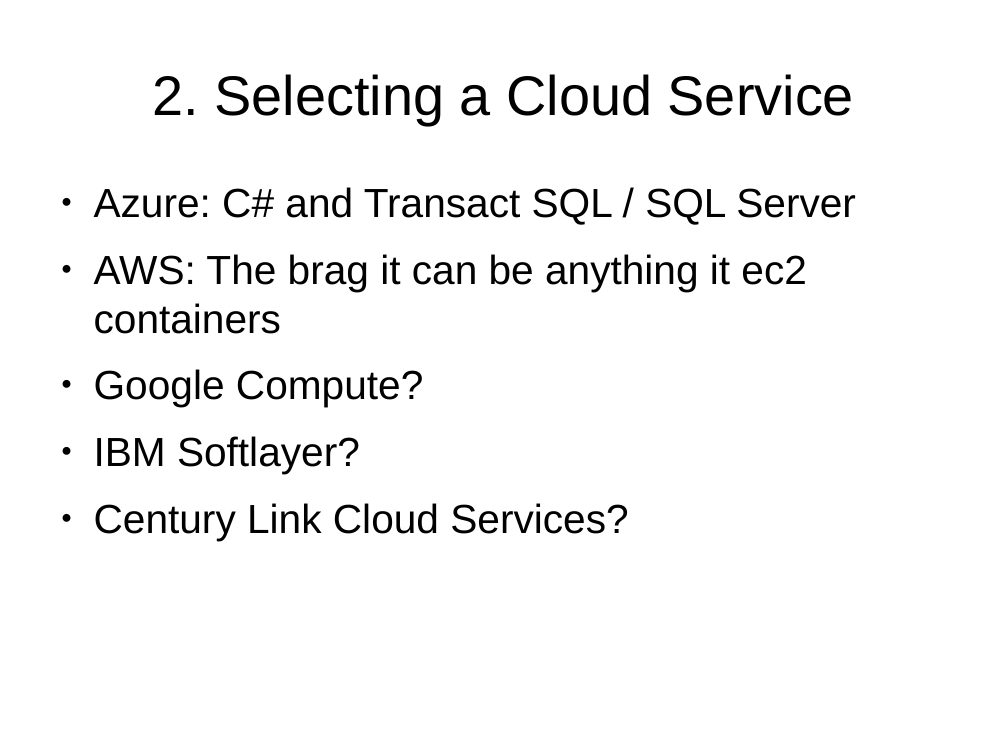
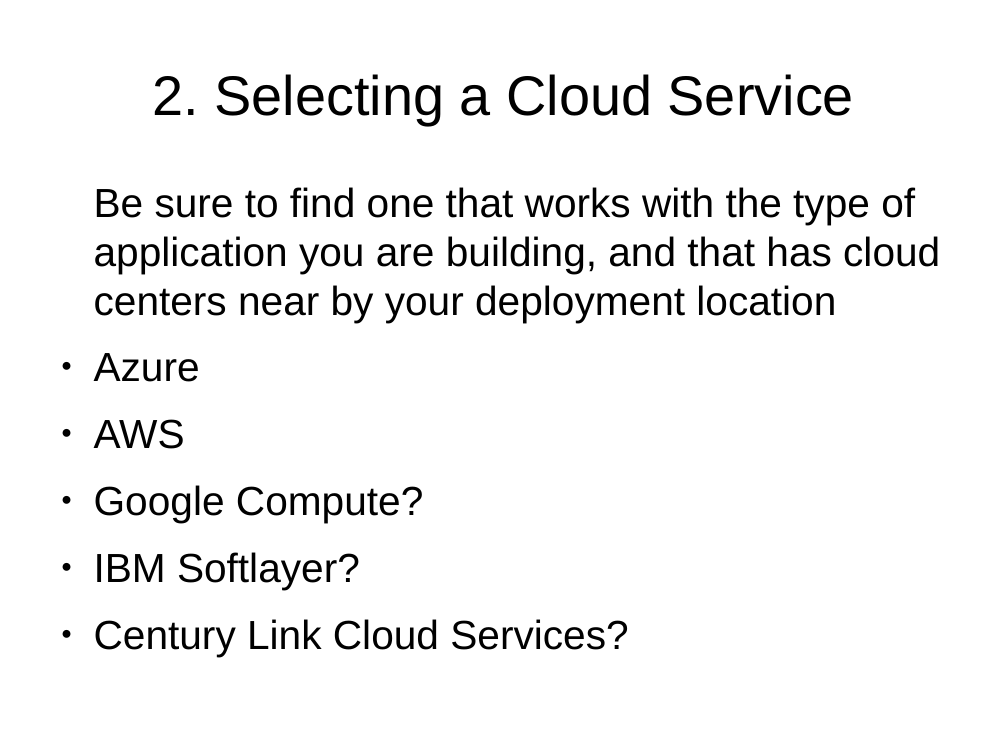
Before and after one commit to james-ehlmann/latech-iot-proof-of-concept, a slide deck: slide 12 of proof-of-concept/documentation/presentation_for_iot.odp. Drawn at 1008x756 pixels with LibreOffice and Linux fonts; fonts in the diff are those of the drawing. Boxes give left, top, right and bottom in pixels: in the first picture for what was removed or moved away, otherwise in the second. Text is boxed around its words. In the diff, an @@ line names an element or a change of style, - is before the commit and + after.

```diff
--- a/proof-of-concept/documentation/presentation_for_iot.odp
+++ b/proof-of-concept/documentation/presentation_for_iot.odp
@@ text at bbox=[94, 187, 940, 449]: text changed @@
-● Azure: C# and Transact SQL / SQL Server
-● AWS: The brag it can be anything it ec2 containers
+Be sure to find one that works with the type of application you are building, and that has cloud centers near by your deployment location
+● Azure
+● AWS
```
Also in this commit, not shown: 2 other slides changed, 3 slides added, 1 other file.
